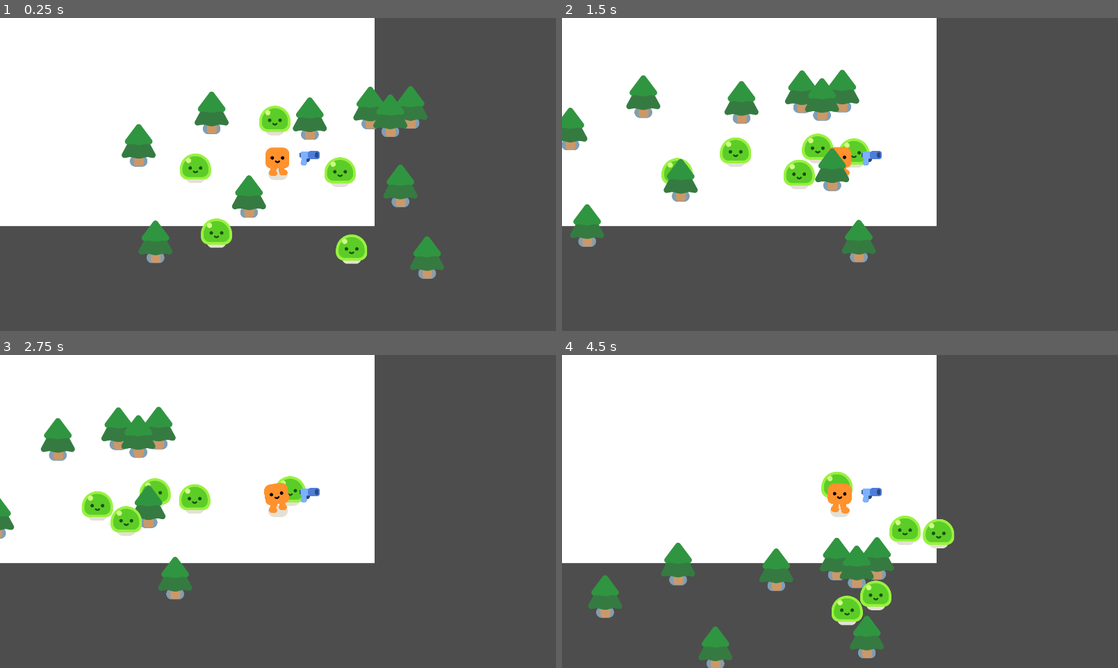
Above: before the commit, frames 1-4 (two rows, left to right).
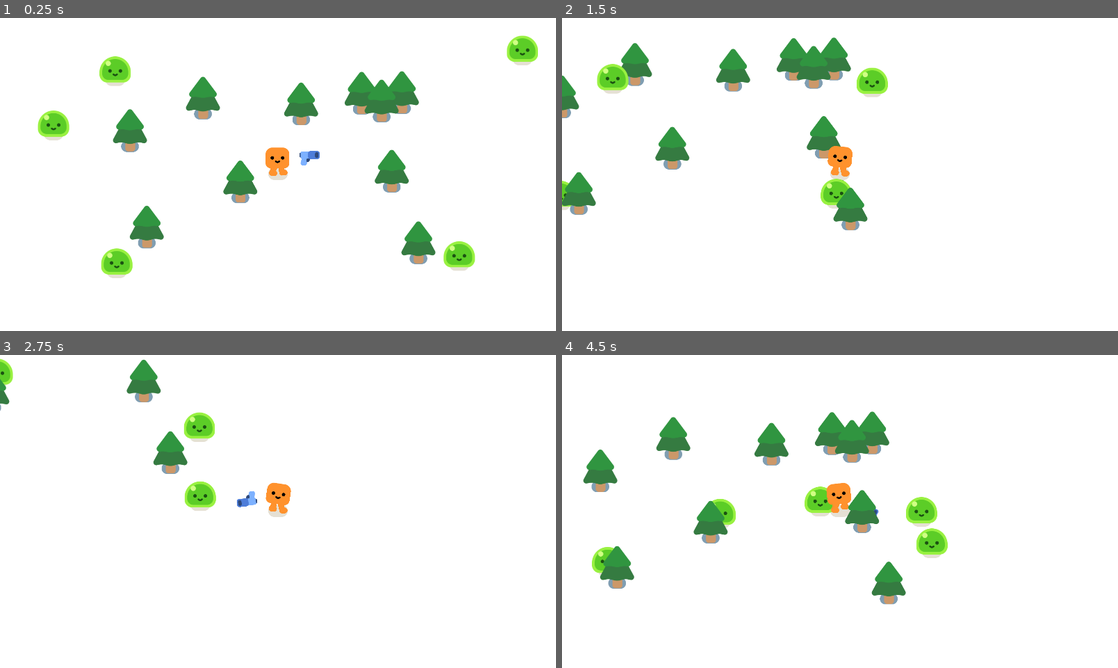
Above: after the commit, the same moments.

Repository: rampimerick/survivor-clone
Game: Godot game, scene res://game.tscn
Same seed, same stepped clock (60 frames per second), same inputs: the game is played once before the commit and once after it.
Inputs:
- Up to frame 1 (0.25 s): no input
- Up to frame 2 (1.5 s): hold D (move_right) 0.53-1.28 s; hold S (move_down) from 1.28 s (still down)
- Up to frame 3 (2.75 s): release S (move_down) at 2.03 s; hold D (move_right) from 2.03 s (still down)
- Up to frame 4 (4.5 s): release D (move_right) at 2.78 s; hold W (move_up) 2.78-3.53 s; hold A (move_left) from 3.53 s (still down)

The runs differ from the first frame. In frame 1, 61% of the frame differs, in the area x 0-100%, y 0-100%; in frame 2, 66%; in frame 3, 62%; in frame 4, 63%.
Error before the commit: Parse Error: Invalid character "¨" (U+00A8). (res://gun.gd:13)

Commit message:
fix: background on linux

Diff:
--- a/game.tscn
+++ b/game.tscn
@@ -12,55 +12,55 @@
 layer = -10
 
 [node name="ColorRect" type="ColorRect" parent="CanvasLayer"]
-offset_left = -124.0
-offset_top = -77.0
-offset_right = 1293.0
-offset_bottom = 718.0
+offset_left = -135.0
+offset_top = -88.0
+offset_right = 2106.0
+offset_bottom = 1152.0
 
 [node name="Player" parent="." instance=ExtResource("1_7yifr")]
-position = Vector2(570, 349)
+position = Vector2(957, 541)
 
 [node name="PineTree" parent="." instance=ExtResource("2_ige1e")]
-position = Vector2(147, 636)
+position = Vector2(504, 777)
 
 [node name="PineTree2" parent="." instance=ExtResource("2_ige1e")]
-position = Vector2(89, 303)
+position = Vector2(446, 444)
 
 [node name="PineTree3" parent="." instance=ExtResource("2_ige1e")]
-position = Vector2(341, 191)
+position = Vector2(698, 332)
 
 [node name="PineTree4" parent="." instance=ExtResource("2_ige1e")]
-position = Vector2(889, 174)
+position = Vector2(1246, 315)
 
 [node name="PineTree6" parent="." instance=ExtResource("2_ige1e")]
-position = Vector2(1028, 172)
+position = Vector2(1385, 313)
 
 [node name="PineTree5" parent="." instance=ExtResource("2_ige1e")]
-position = Vector2(958, 201)
+position = Vector2(1315, 342)
 
 [node name="PineTree7" parent="." instance=ExtResource("2_ige1e")]
-position = Vector2(993, 443)
+position = Vector2(1350, 584)
 
 [node name="PineTree8" parent="." instance=ExtResource("2_ige1e")]
-position = Vector2(1085, 690)
+position = Vector2(1442, 831)
 
 [node name="PineTree9" parent="." instance=ExtResource("2_ige1e")]
-position = Vector2(680, 211)
+position = Vector2(1037, 352)
 
 [node name="PineTree10" parent="." instance=ExtResource("2_ige1e")]
-position = Vector2(470, 480)
+position = Vector2(827, 621)
 
 [node name="mob_slime" parent="." instance=ExtResource("3_biogv")]
-position = Vector2(859, 378)
+position = Vector2(1650, 886)
 
 [node name="mob_slime2" parent="." instance=ExtResource("3_biogv")]
-position = Vector2(874, 693)
+position = Vector2(1869, 111)
 
 [node name="mob_slime3" parent="." instance=ExtResource("3_biogv")]
-position = Vector2(210, 360)
+position = Vector2(330, 177)
 
 [node name="mob_slime6" parent="." instance=ExtResource("3_biogv")]
-position = Vector2(307, 637)
+position = Vector2(336, 916)
 
 [node name="mob_slime7" parent="." instance=ExtResource("3_biogv")]
-position = Vector2(554, 118)
+position = Vector2(108, 388)
--- a/gun.gd
+++ b/gun.gd
@@ -10,4 +10,3 @@
 
 func shoot():
 	load("res://bullet.tscn")
-	load(¨)
--- a/gun.tscn
+++ b/gun.tscn
@@ -4,7 +4,7 @@
 [ext_resource type="Texture2D" uid="uid://cswb5do8rrj7q" path="res://pistol/pistol.png" id="1_24nti"]
 
 [sub_resource type="CircleShape2D" id="CircleShape2D_nc5u7"]
-radius = 626.869
+radius = 435.615
 
 [node name="gun" type="Area2D"]
 collision_layer = 0
Binary file added: isometric_green_meadow_floor_background_without_trees_or_border_full-2024-09-05-125313.png
Not shown, added: isometric_green_meadow_floor_background_without_trees_or_border_full-2024-09-05-125313.png.import
